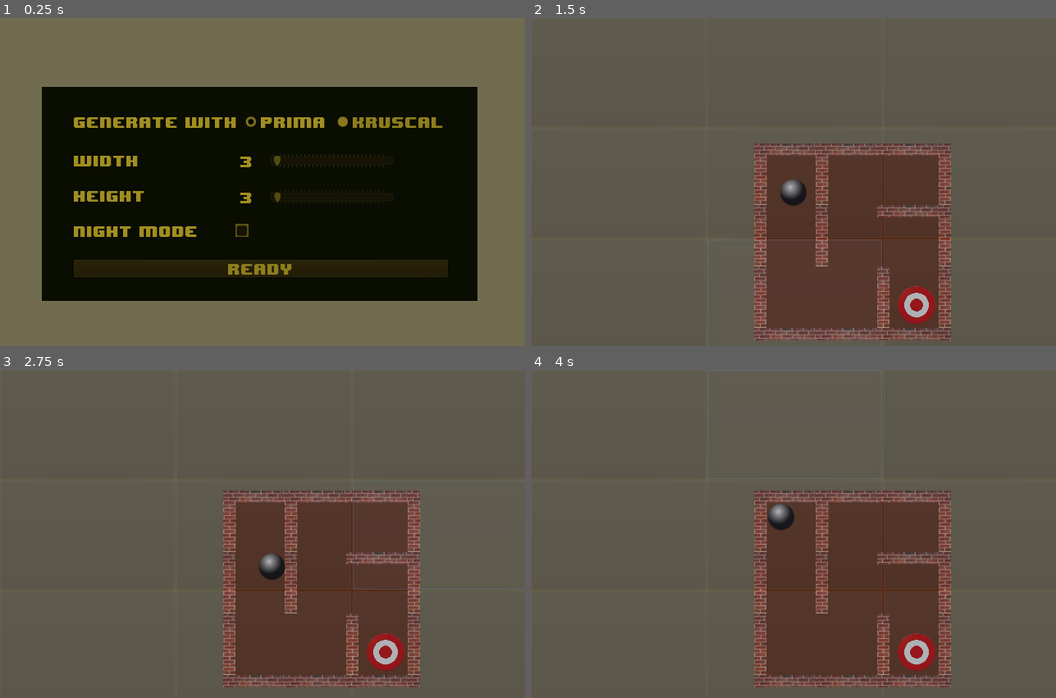
Above: before the commit, frames 1-4 (two rows, left to right).
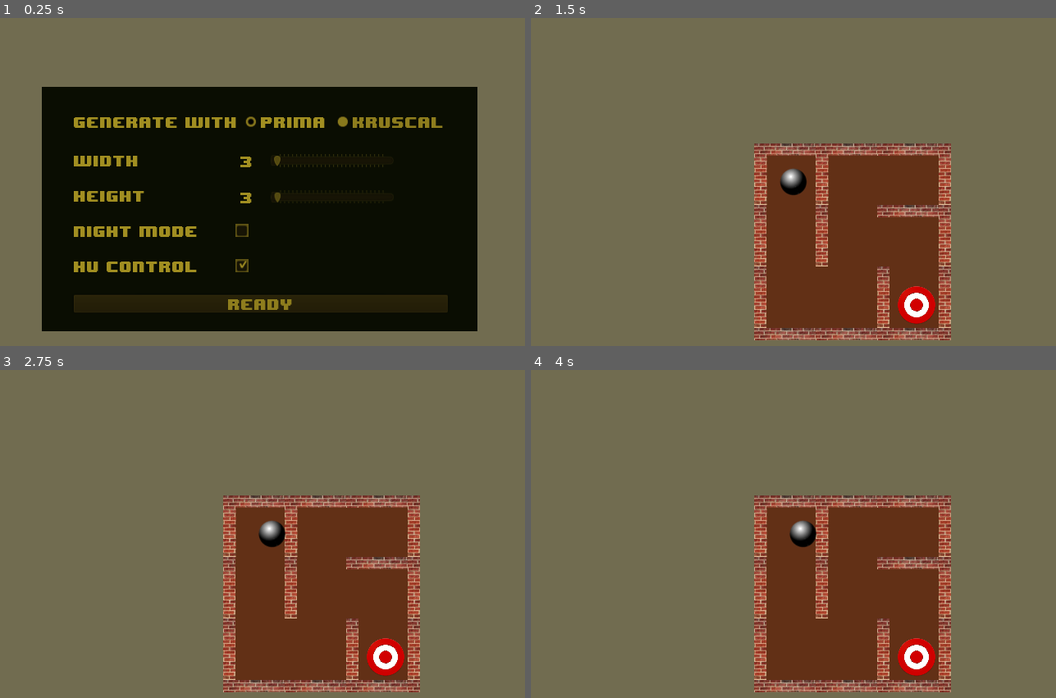
Above: after the commit, the same moments.

Repository: steelsoul/maze
Game: Godot game, scene res://scenes/Main.tscn
The game is run twice, just before and just after one commit, with the same random seed, the same clock (stepped at 60 frames per second) and the same inputs.
Inputs (mouse positions are in pixels of both pictures, inside the frame that each line leads up to):
- Up to frame 1 (0.25 s): no input
- Up to frame 2 (1.5 s): click (772, 267) at 0.52 s; click (793, 303) at 1.25 s, where only the run after the commit has a clickable "Ready"
- Up to frame 3 (2.75 s): tap Enter at 2 s; move the mouse to (378, 517) at 2.02 s; hold D (go_right) from 2.03 s (still down); click (378, 517) at 2.17 s
- Up to frame 4 (4 s): release D (go_right) at 2.75 s; click (620, 425) at 2.77 s; click (793, 425) at 3.52 s

The runs differ from the first frame. In frame 1, 12% of the frame differs, in the area x 7-91%, y 73-96%; in frame 2, 7.3%; in frame 3, 9.0%; in frame 4, 9.0%.

Commit message:
Add config HU control for head up control

Diff:
--- a/code/Configuration.gd
+++ b/code/Configuration.gd
@@ -23,3 +23,6 @@
 
 func is_quest_mode():
 	return $Panel/VBoxContainer/HBoxContainer5/QuestModeCB.pressed
+
+func is_hucontrol():
+	return $Panel/VBoxContainer/HBoxContainer6/HUModeCB.pressed
--- a/code/Main.gd
+++ b/code/Main.gd
@@ -51,7 +51,8 @@
 	var goal_point = configuration_.get_dim() - Vector2(1,1)
 	var night_mode = configuration_.is_night_mode()
 	$Maze.setup_game(start_point, goal_point, night_mode)
-	$Maze.enable_input_layer()
+	if $CanvasLayer/Configuration.is_hucontrol():
+		$Maze.enable_input_layer()
 	$Maze.show()
 	maze_generator = null
 
--- a/scenes/Configuration.tscn
+++ b/scenes/Configuration.tscn
@@ -26,7 +26,7 @@
 margin_left = -39.0
 margin_top = -30.0
 margin_right = 492.0
-margin_bottom = 231.0
+margin_bottom = 268.0
 __meta__ = {
 "_edit_use_anchors_": false
 }
@@ -133,6 +133,28 @@
 custom_styles/hover_pressed = SubResource( 4 )
 custom_styles/normal = SubResource( 5 )
 
+[node name="HBoxContainer6" type="HBoxContainer" parent="Panel/VBoxContainer"]
+margin_top = 180.0
+margin_right = 456.0
+margin_bottom = 196.0
+custom_constants/separation = 45
+
+[node name="HUModeLable" type="Label" parent="Panel/VBoxContainer/HBoxContainer6"]
+margin_right = 152.0
+margin_bottom = 16.0
+custom_fonts/font = ExtResource( 4 )
+text = "HU CONTROL"
+
+[node name="HUModeCB" type="CheckBox" parent="Panel/VBoxContainer/HBoxContainer6"]
+margin_left = 197.0
+margin_right = 213.0
+margin_bottom = 16.0
+custom_styles/hover = SubResource( 2 )
+custom_styles/pressed = SubResource( 3 )
+custom_styles/hover_pressed = SubResource( 4 )
+custom_styles/normal = SubResource( 5 )
+pressed = true
+
 [node name="HBoxContainer5" type="HBoxContainer" parent="Panel/VBoxContainer"]
 visible = false
 margin_top = 180.0
@@ -156,9 +178,9 @@
 custom_styles/normal = SubResource( 5 )
 
 [node name="Button" type="Button" parent="Panel/VBoxContainer"]
-margin_top = 180.0
+margin_top = 223.0
 margin_right = 456.0
-margin_bottom = 202.0
+margin_bottom = 245.0
 custom_fonts/font = ExtResource( 4 )
 text = "Ready"
 __meta__ = {
